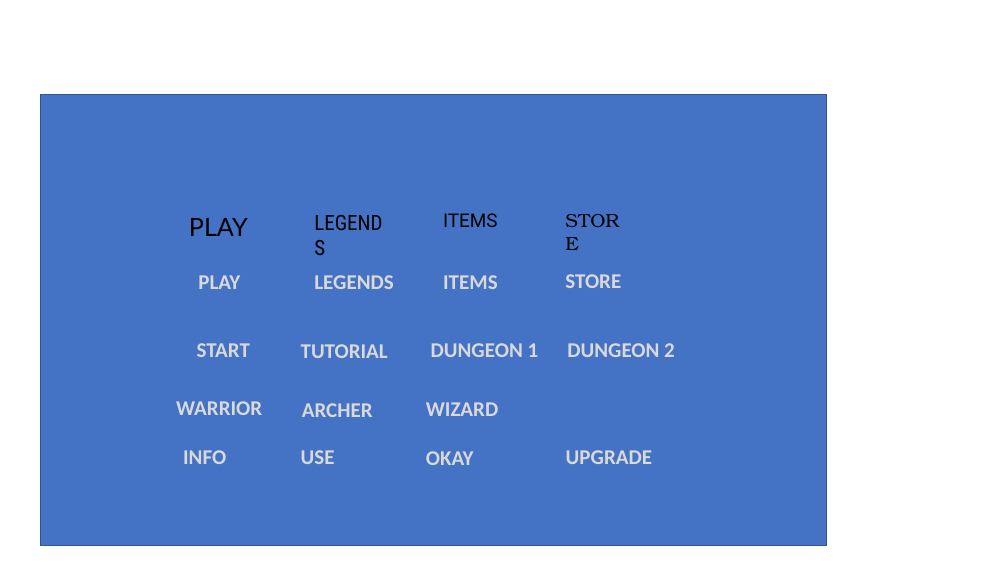
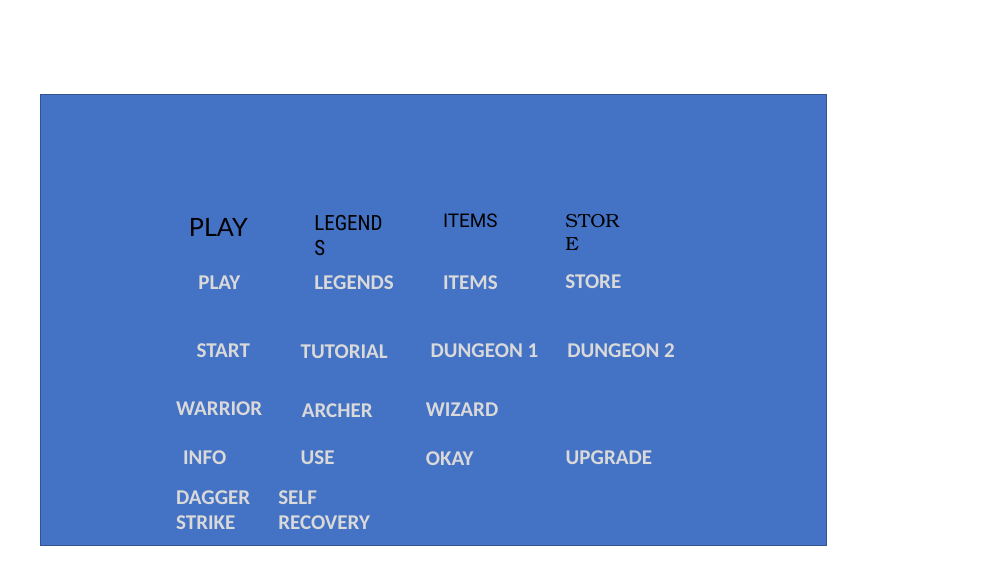
Before and after one commit to Seoha57/SW, a slide deck: slide 15 of Projects/SW_Design/UI/UI_design.pptx. Drawn at 1008x567 pixels with LibreOffice and Linux fonts; fonts in the diff are those of the drawing. Boxes give left, top, right and bottom in pixels: in the first picture for what was removed or moved away, otherwise in the second. Text is boxed around its words. In the diff, an @@ line names an element or a change of style, - is before the commit and + after.

```diff
--- a/Projects/SW_Design/UI/UI_design.pptx
+++ b/Projects/SW_Design/UI/UI_design.pptx
@@ text added at (176, 490, 250, 529), 20 pt, text #D9D9D9, bold @@
+DAGGER
+STRIKE
@@ text added at (278, 490, 370, 529), 20 pt, text #D9D9D9, bold @@
+SELF
+RECOVERY
```
Also in this commit, not shown: 1 other slide changed, 13 other files.
